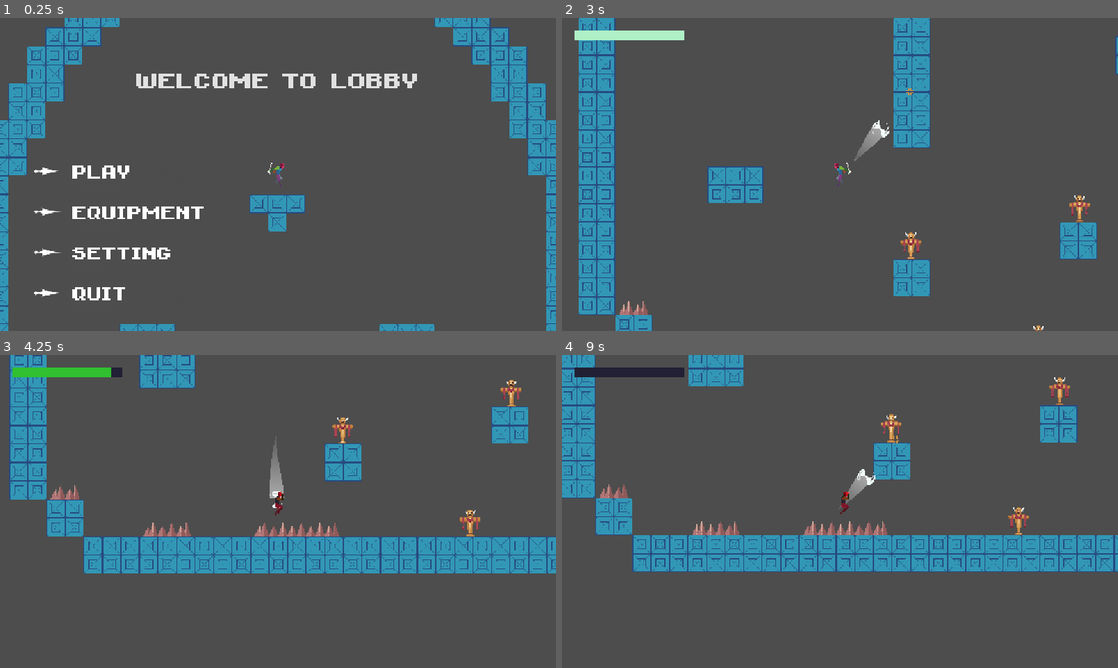
Above: before the commit, frames 1-4 (two rows, left to right).
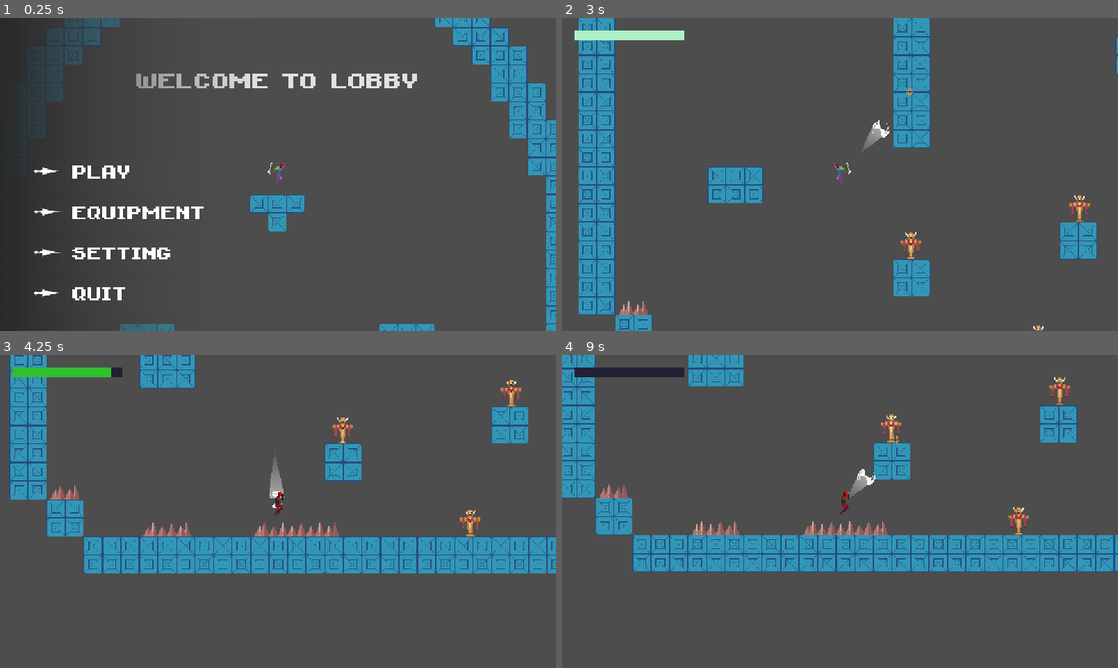
Above: after the commit, the same moments.

Repository: jbradlim08/MindBlade
Game: Godot game, scene res://scene/game/main_menu.tscn
Same seed, same stepped clock (60 frames per second), same inputs: the game is played once before the commit and once after it.
Inputs (mouse positions are in pixels of both pictures, inside the frame that each line leads up to):
- Up to frame 1 (0.25 s): no input
- Up to frame 2 (3 s): click (684, 174) at 0.5 s; tap Enter at 1.25 s; move the mouse to (962, 158) at 1.27 s; hold D (right) 1.28-2.78 s; click (962, 158) at 1.35 s; tap Space (jump) at 1.52, 2.27 s; move the mouse to (728, 190) at 2.02 s; tap Middle mouse button (middle-mouse) at 2.1 s; move the mouse to (895, 105) at 2.77 s; hold A (left) from 2.78 s (still down); right-click (895, 105) at 2.85 s
- Up to frame 3 (4.25 s): move the mouse to (250, 574) at 3.52 s; release A (left) at 3.53 s; hold D (right) from 3.53 s (still down); tap Shift at 3.6 s; click (250, 574) at 3.67 s; tap Space (jump) at 3.77 s
- Up to frame 4 (9 s): move the mouse to (840, 502) at 4.27 s; click (840, 502) at 4.35 s; tap Space (jump) at 4.52, 5.27, 6.77, 7.52, 8.27 s; move the mouse to (673, 464) at 5.02 s; release D (right) at 5.03 s; hold A (left) 5.03-5.78 s; tap Middle mouse button (middle-mouse) at 5.1, 8.1 s; move the mouse to (867, 511) at 5.77 s; hold D (right) 5.78-6.53 s; right-click (867, 511) at 5.85 s; click (867, 511) at 5.92 s; move the mouse to (756, 433) at 6.52 s; hold A (left) 6.53-8.03 s; tap Shift at 6.6 s; move the mouse to (962, 495) at 7.27 s; click (962, 495) at 7.35 s; move the mouse to (728, 527) at 8.02 s; hold D (right) from 8.03 s (still down); click (728, 527) at 8.17 s; move the mouse to (895, 442) at 8.77 s; right-click (895, 442) at 8.85 s

The runs differ from the first frame. In frame 1, 11% of the frame differs, in the area x 0-40%, y 0-100%; in frame 2, less than 0.1%; in frame 3, less than 0.1%; in frame 4, less than 0.1%.

Commit message:
Fix bug in trail. Previously it is a fixed number to any fps, now it is set to length_multiplier(1.9) / delta. Set the process to false and reset queue array's trail in mindblade script when the blade is orbitting to save FPS

Diff:
--- a/character/vier/mind_blade.gd
+++ b/character/vier/mind_blade.gd
@@ -26,6 +26,7 @@
 @onready var anim: AnimationPlayer = $AnimationPlayer
 @onready var right_wall_detector: RayCast2D = $RightWallDetector
 @onready var left_wall_detector: RayCast2D = $LeftWallDetector
+@onready var trail: Line2D = $Trail
 
 var cur_state = BladeState.ORBIT
 var target: Vector2
@@ -86,6 +87,9 @@
 	enable_detector(false)
 	anim.play("RESET")
 	hide()
+	# set the trail process to false and reset its queue array to save storage
+	trail.set_process(false)
+	trail.reset_queue()
 
 func init_fly() -> void:
 	Utils.toggle_area2d(worldbox, true)
@@ -97,6 +101,7 @@
 	enable_detector(true)
 	anim.play("throw")
 	show()
+	trail.set_process(true)
 
 func init_platform() -> void:
 	Utils.toggle_area2d(worldbox, false)
@@ -117,6 +122,7 @@
 
 	anim.play("RESET")
 	show()
+	trail.set_process(true)
 	# signal is to spawn shockwave
 	SignalManager.on_blade_platform.emit(global_position)
 
@@ -131,6 +137,7 @@
 	enable_detector(false)
 	anim.play("throw")
 	show()
+	trail.set_process(true)
 
 ## FUNCTION STATE: FRAME PER SECOND EXECUTION ##
 func orbit() -> void:
--- a/enemy/base_enemy.gd
+++ b/enemy/base_enemy.gd
@@ -25,7 +25,7 @@
 	health_bar.init_setup(hp)
 	# check if this enemy is just exhibition in lobby
 
-func _physics_process(delta: float) -> void:
+func _physics_process(_delta: float) -> void:
 	pass
 
 
--- a/enemy/ground/ground_enemy.gd
+++ b/enemy/ground/ground_enemy.gd
@@ -110,7 +110,7 @@
 	queue_free()
 
 
-func _on_hurtbox_body_entered(body: Node2D) -> void:
+func _on_hurtbox_body_entered(_body: Node2D) -> void:
 	set_state(GroundEnemyState.HURT)
 
 
--- a/project.godot
+++ b/project.godot
@@ -13,6 +13,7 @@
 config/name="MindBlade"
 run/main_scene="uid://bqq0o1811uawh"
 config/features=PackedStringArray("4.4", "Forward Plus")
+run/max_fps=60
 config/icon="res://icon.svg"
 
 [audio]
--- a/scene/game/main_menu.tscn
+++ b/scene/game/main_menu.tscn
@@ -8,10 +8,37 @@
 [ext_resource type="LabelSettings" uid="uid://b3ta8r32e3tg5" path="res://asset/fonts/pixel_font.tres" id="5_qp108"]
 
 [sub_resource type="Gradient" id="Gradient_mh7ac"]
-colors = PackedColorArray(0.2484, 0.2484, 0.2484, 1, 0.298039, 0.298039, 0.298039, 0)
+colors = PackedColorArray(0.162066, 0.162066, 0.162066, 1, 0.298039, 0.298039, 0.298039, 0)
 
 [sub_resource type="GradientTexture2D" id="GradientTexture2D_co4q6"]
 gradient = SubResource("Gradient_mh7ac")
+
+[sub_resource type="Animation" id="Animation_tum4m"]
+length = 0.001
+tracks/0/type = "value"
+tracks/0/imported = false
+tracks/0/enabled = true
+tracks/0/path = NodePath("WelcomeLabel:position")
+tracks/0/interp = 1
+tracks/0/loop_wrap = true
+tracks/0/keys = {
+"times": PackedFloat32Array(0),
+"transitions": PackedFloat32Array(1),
+"update": 0,
+"values": [Vector2(252, -193)]
+}
+tracks/1/type = "value"
+tracks/1/imported = false
+tracks/1/enabled = true
+tracks/1/path = NodePath("WelcomeLabel:self_modulate")
+tracks/1/interp = 1
+tracks/1/loop_wrap = true
+tracks/1/keys = {
+"times": PackedFloat32Array(0),
+"transitions": PackedFloat32Array(1),
+"update": 0,
+"values": [Color(1, 1, 1, 1)]
+}
 
 [sub_resource type="Animation" id="Animation_qp108"]
 resource_name = "lobby"
@@ -39,33 +66,6 @@
 "transitions": PackedFloat32Array(1, 1),
 "update": 0,
 "values": [Color(1, 1, 1, 1), Color(1, 1, 1, 0.239216)]
-}
-
-[sub_resource type="Animation" id="Animation_tum4m"]
-length = 0.001
-tracks/0/type = "value"
-tracks/0/imported = false
-tracks/0/enabled = true
-tracks/0/path = NodePath("WelcomeLabel:position")
-tracks/0/interp = 1
-tracks/0/loop_wrap = true
-tracks/0/keys = {
-"times": PackedFloat32Array(0),
-"transitions": PackedFloat32Array(1),
-"update": 0,
-"values": [Vector2(252, -193)]
-}
-tracks/1/type = "value"
-tracks/1/imported = false
-tracks/1/enabled = true
-tracks/1/path = NodePath("WelcomeLabel:self_modulate")
-tracks/1/interp = 1
-tracks/1/loop_wrap = true
-tracks/1/keys = {
-"times": PackedFloat32Array(0),
-"transitions": PackedFloat32Array(1),
-"update": 0,
-"values": [Color(1, 1, 1, 1)]
 }
 
 [sub_resource type="AnimationLibrary" id="AnimationLibrary_iml6r"]
@@ -108,9 +108,9 @@
 
 [node name="WelcomeLabel" type="Label" parent="."]
 offset_left = 252.0
-offset_top = -183.515
+offset_top = -193.0
 offset_right = 742.0
-offset_bottom = -134.515
+offset_bottom = -144.0
 pivot_offset = Vector2(245, 0)
 text = "WELCOME TO LOBBY"
 label_settings = ExtResource("5_qp108")
@@ -119,7 +119,6 @@
 [node name="CanvasLayer" type="CanvasLayer" parent="."]
 
 [node name="TextureRect" type="TextureRect" parent="CanvasLayer"]
-visible = false
 anchors_preset = 9
 anchor_bottom = 1.0
 offset_right = 538.0
--- a/scene/trail.tscn
+++ b/scene/trail.tscn
@@ -3,7 +3,7 @@
 [ext_resource type="Script" uid="uid://iucgyln6v4rg" path="res://script/trail.gd" id="1_8sotm"]
 
 [sub_resource type="Curve" id="Curve_8sotm"]
-_data = [Vector2(0, 1), 0.0, 0.0, 0, 0, Vector2(0.986434, 0), 0.0, 0.0, 0, 0]
+_data = [Vector2(0, 1), 0.0, 0.0, 0, 0, Vector2(1, 0), 0.0, 0.0, 0, 0]
 point_count = 2
 
 [sub_resource type="Gradient" id="Gradient_u81sa"]
@@ -15,4 +15,3 @@
 width_curve = SubResource("Curve_8sotm")
 gradient = SubResource("Gradient_u81sa")
 script = ExtResource("1_8sotm")
-MAX_LENGTH = 15
--- a/script/main_menu_button.gd
+++ b/script/main_menu_button.gd
@@ -15,7 +15,7 @@
 
 func _ready() -> void:
 	label.text = label_name
-	anim.play("reset")
+	anim.play("RESET")
 
 func _on_mouse_entered() -> void:
 	anim.play("hover")
--- a/script/trail.gd
+++ b/script/trail.gd
@@ -1,7 +1,7 @@
 extends Line2D
 
 @export var object: Node2D
-@export var MAX_LENGTH: int = 20
+@export var length_multiplier: float = 0.19 # lasted for 0.19 secs
 
 var queue: Array
 var pos: Vector2
@@ -10,13 +10,18 @@
 	position = Vector2(0, 0)
 
 func _process(delta) -> void:
+	print('active')
 	pos = object.global_position
 	queue.push_front(pos)
 
-	if queue.size() > MAX_LENGTH:
+	if queue.size() > (length_multiplier / delta):
+		# use delta for persistent length and time
 		queue.pop_back()
 
 	clear_points()
 
 	for point in queue:
 		add_point(point)
+
+func reset_queue() -> void:
+	queue.clear()
